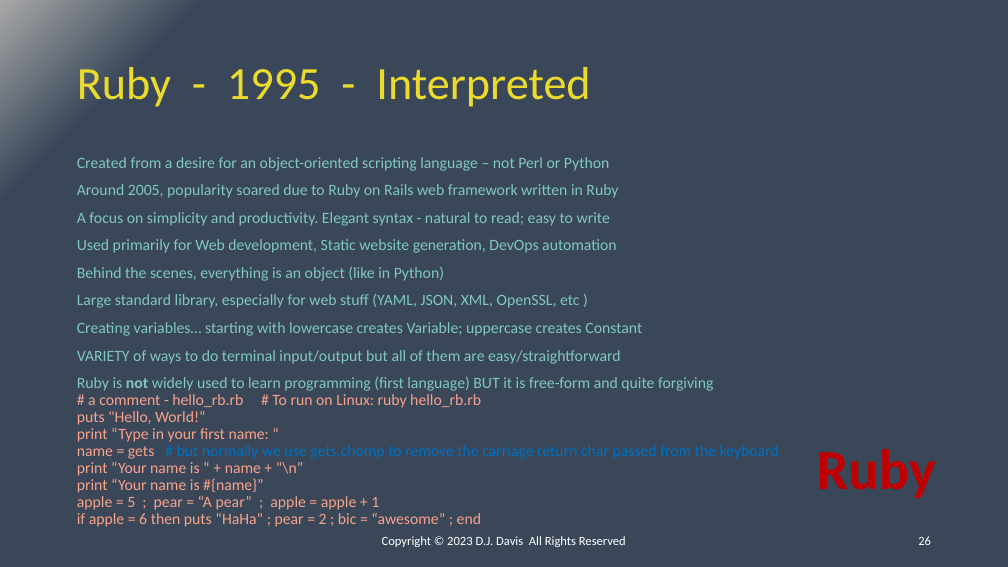
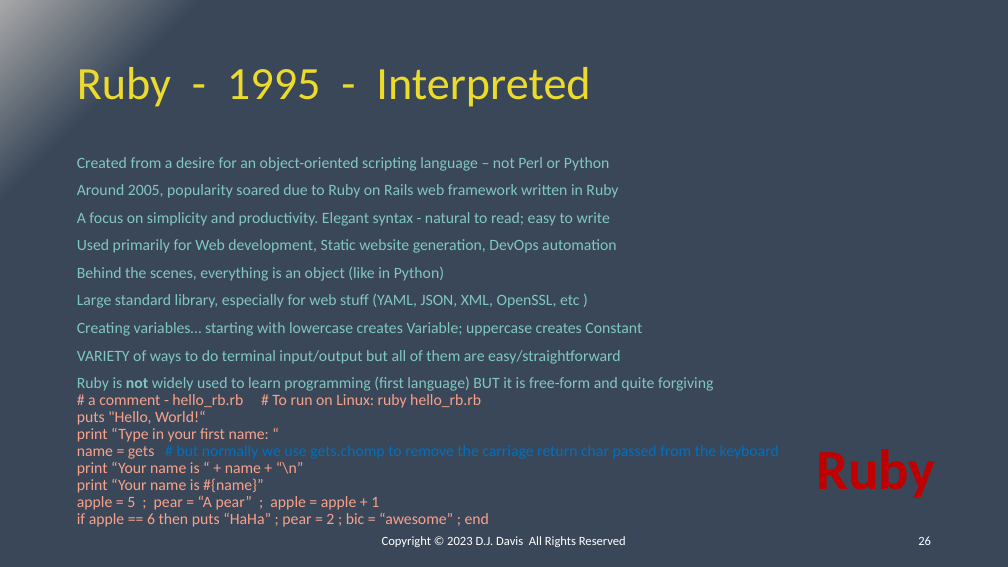
Before and after one commit to ipv3/DC31-BIC, a slide deck: slide 26 of Presentation.pptx. Drawn at 1008x567 pixels with LibreOffice and Linux fonts; fonts in the diff are those of the drawing. Boxes give left, top, right and bottom in pixels: in the first picture for what was removed or moved away, otherwise in the second. Text is boxed around its words. In the diff, an @@ line names an element or a change of style, - is before the commit and + after.

```diff
--- a/Presentation.pptx
+++ b/Presentation.pptx
@@ text at <box>77,513,489,527</box>: text changed @@
-if apple = 6 then puts “HaHa” ; pear = 2 ; bic = “awesome” ; end
+if apple == 6 then puts “HaHa” ; pear = 2 ; bic = “awesome” ; end
```
Also in this commit, not shown: 2 other slides changed.
